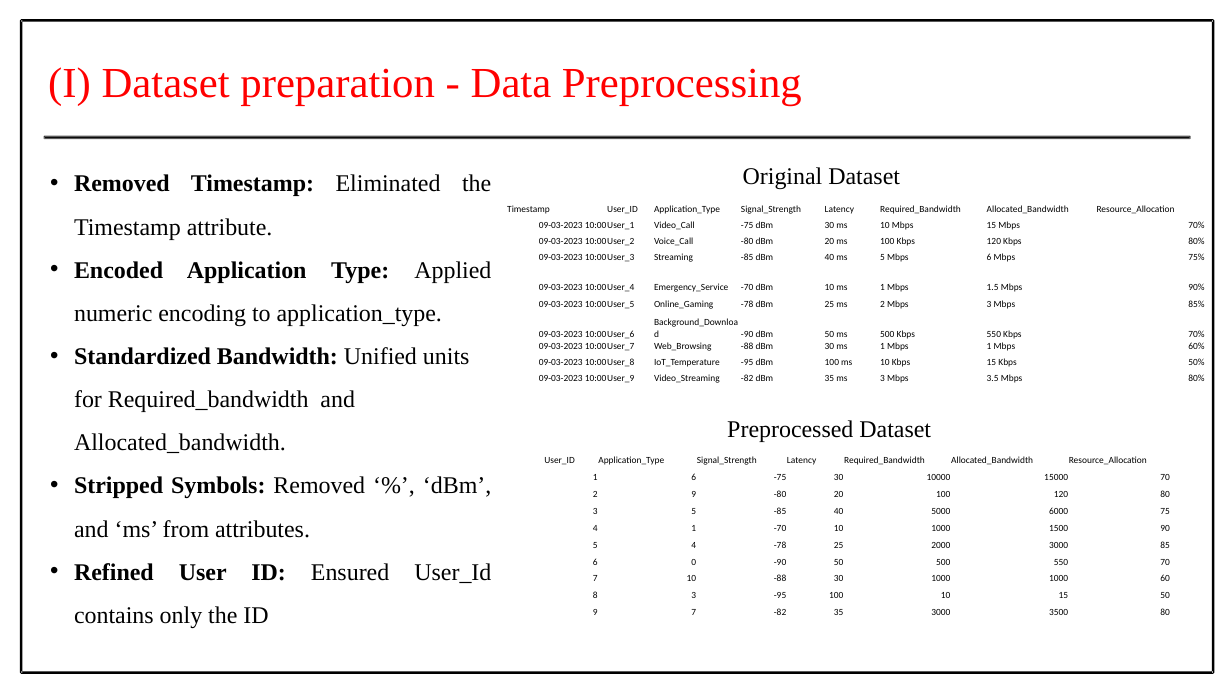
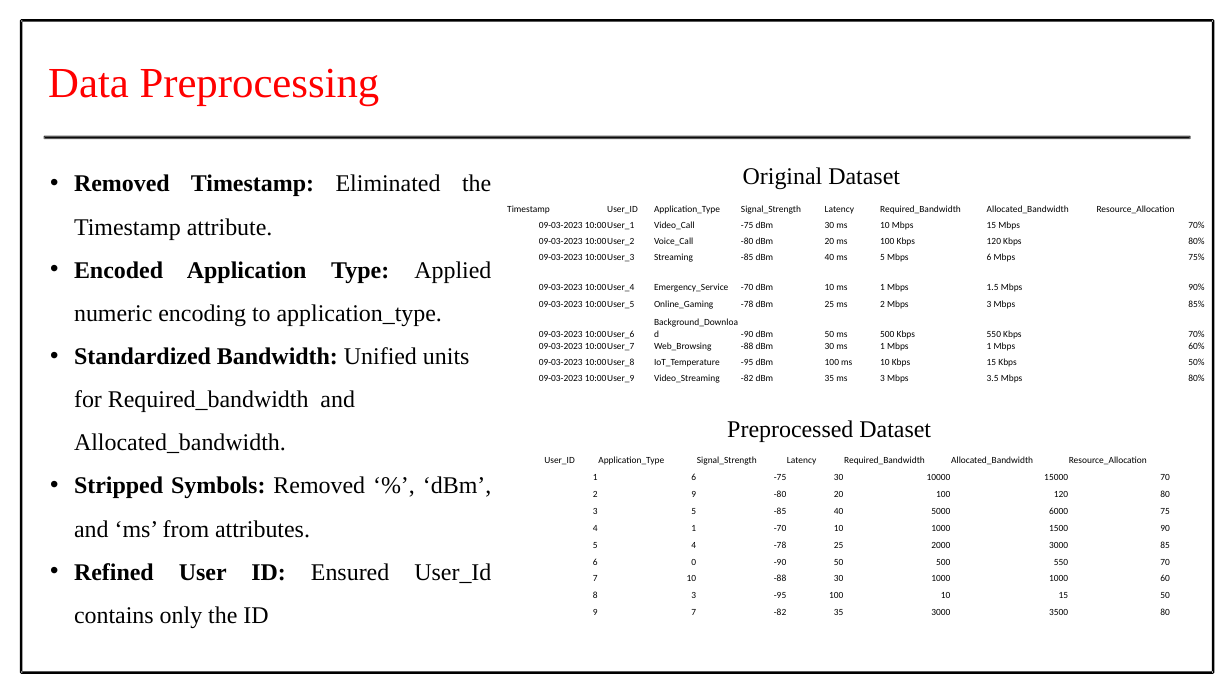
Before and after one commit to Prithiv-vijai/5g_MEC, a slide deck: slide 14 of Batch_4 IT-G2 First Review.pptx (slide 13 before the commit). Drawn at 1232x693 pixels with LibreOffice and Linux fonts; fonts in the diff are those of the drawing. Boxes give left, top, right and bottom in pixels: in the first picture for what was removed or moved away, otherwise in the second. Text is boxed around its words. In the diff, an @@ line names an element or a change of style, - is before the commit and + after.

```diff
--- a/Batch_4 IT-G2 First Review.pptx
+++ b/Batch_4 IT-G2 First Review.pptx
@@ text at [48, 68, 380, 106]: text changed @@
-(I) Dataset preparation - Data Preprocessing
+Data Preprocessing
```
Also in this commit, not shown: 31 other slides changed, 12 slides added, 1 slide removed, 2 other files.
